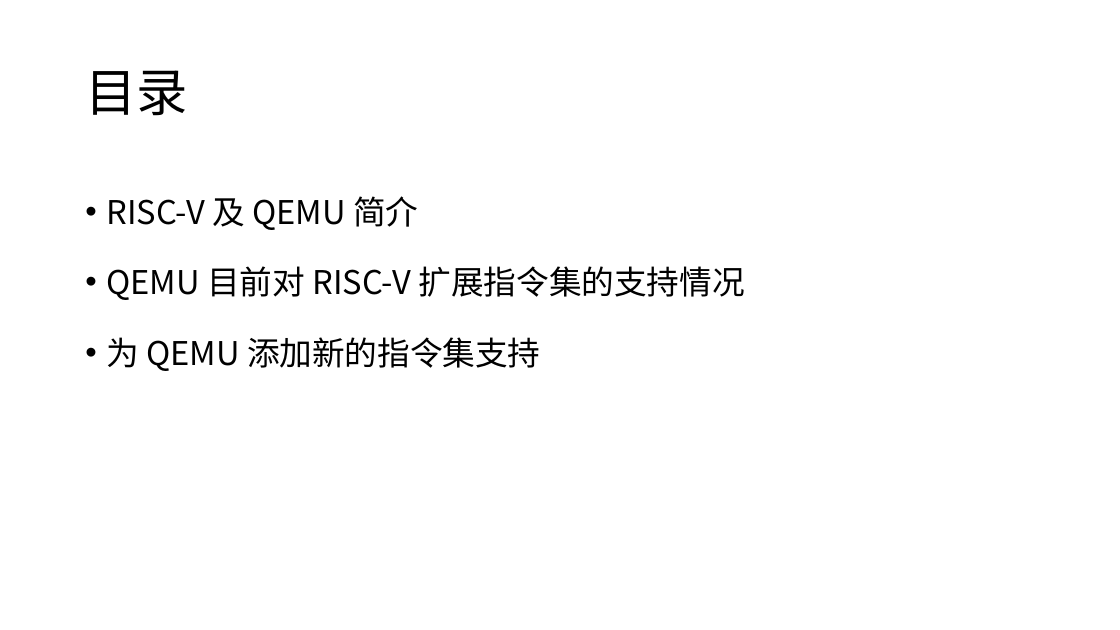
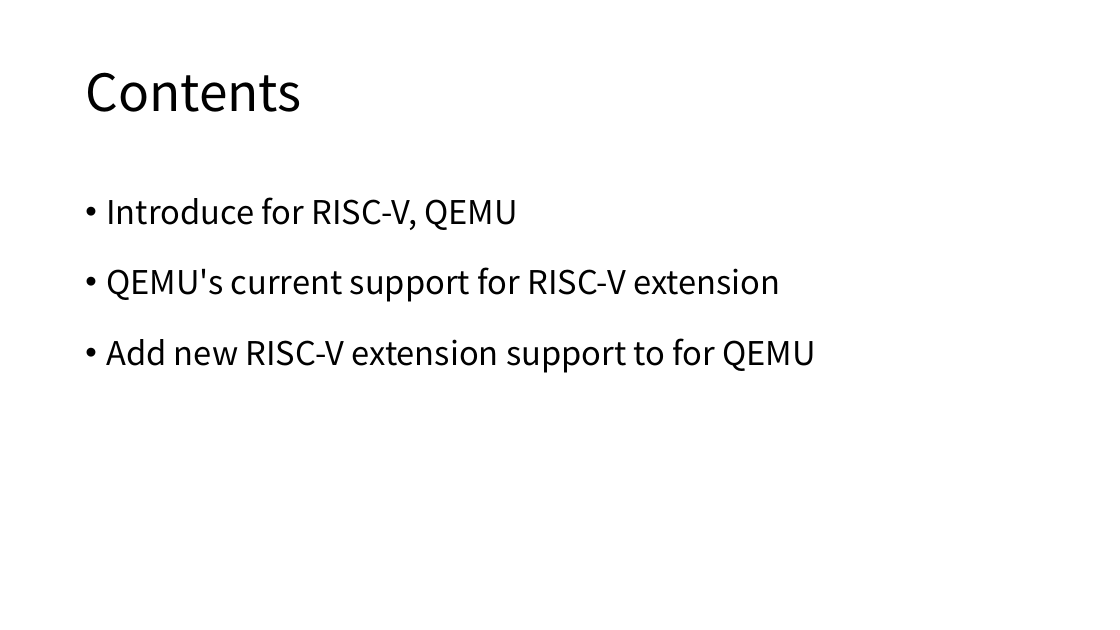
Before and after one commit to dajunHuang/notes, a slide deck: slide 2 of QEMU 支持指令集及扩展方法.pptx. Drawn at 1120x630 pixels with LibreOffice and Linux fonts; fonts in the diff are those of the drawing. Boxes give left, top, right and bottom in pixels: in the first picture for what was removed or moved away, otherwise in the second. Text is boxed around its words. In the diff, an @@ line names an element or a change of style, - is before the commit and + after.

```diff
--- a/QEMU 支持指令集及扩展方法.pptx
+++ b/QEMU 支持指令集及扩展方法.pptx
@@ title at (85, 72, 301, 112): text changed @@
-目录
+Contents
@@ text at (106, 197, 816, 373): text changed @@
-• RISC-V 及 QEMU 简介
-• QEMU 目前对 RISC-V 扩展指令集的支持情况
-• 为 QEMU 添加新的指令集支持
+• Introduce for RISC-V, QEMU
+• QEMU's current support for RISC-V extension
+• Add new RISC-V extension support to for QEMU
```
Also in this commit, not shown: 8 other slides changed, 3 slides added, 7 slides removed, 10 other files.
